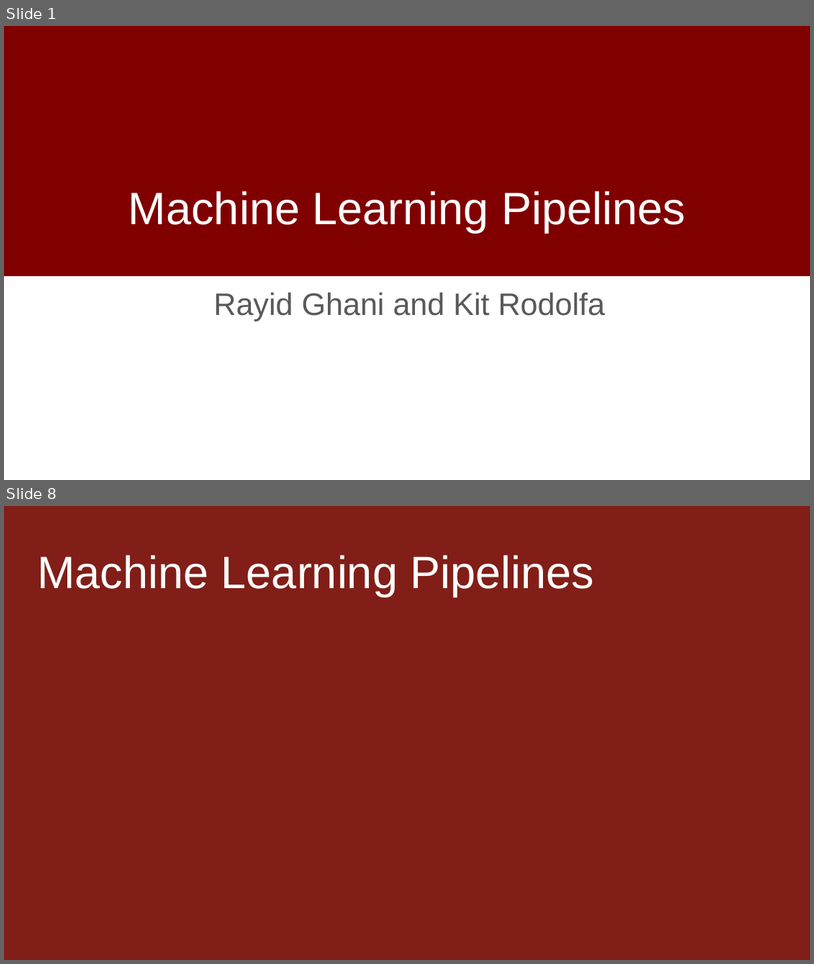
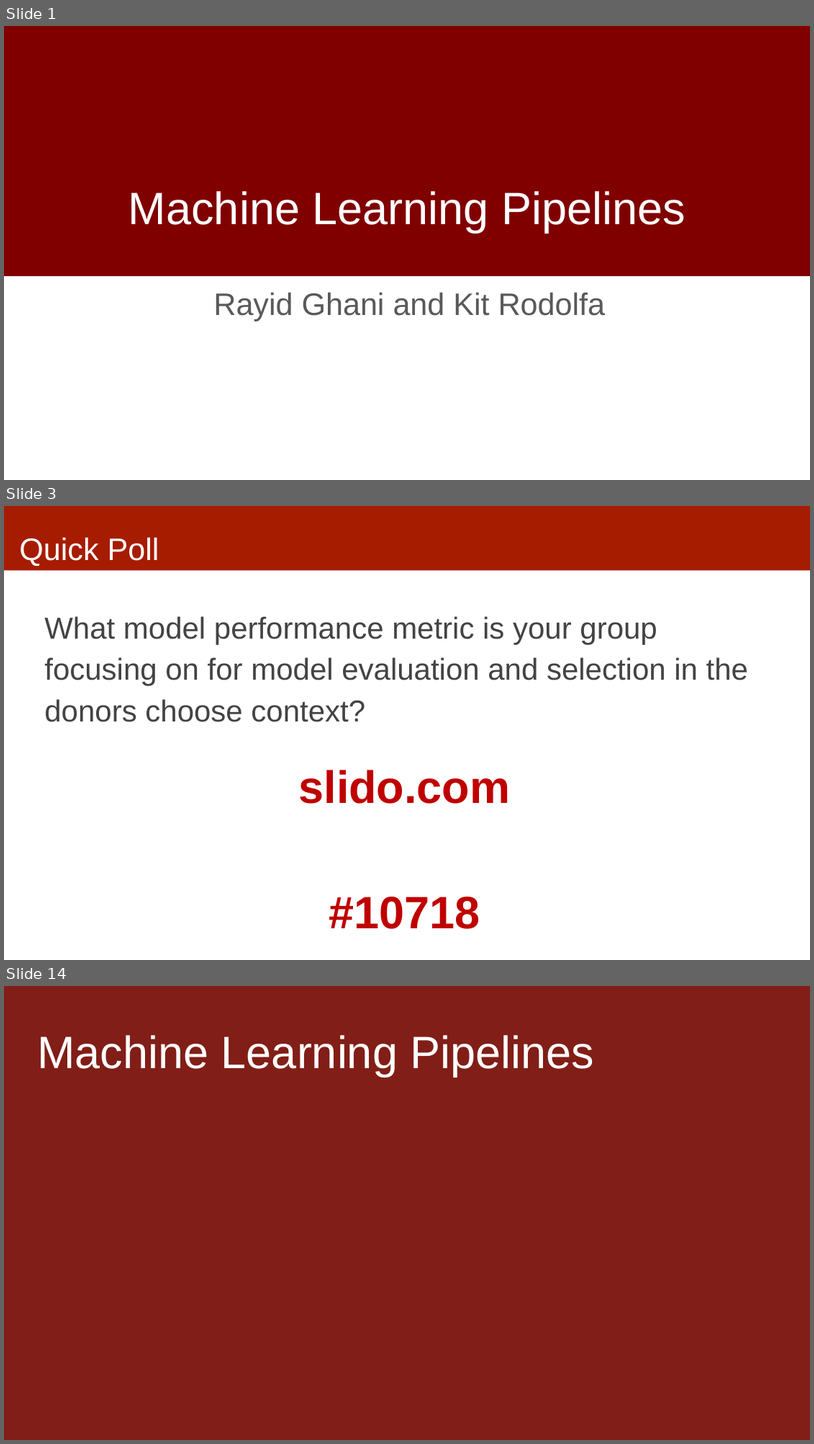
Before and after one commit to dssg/MLinPractice, a slide deck: Lectures/Lecture8-Machine-Learning-Pipelines.pptx. Shown one above the other, each under a label of ours: slides 1 and 8 before the commit, slides 1, 3 and 14 after it; the slides between them are not shown. The pictures are 814x964 and 814x1444 pixels, drawn with LibreOffice and Linux fonts; fonts in the diff are those of the drawing; background and template pictures are left out. Boxes give left, top, right and bottom in pixels: in the first picture for what was removed or moved away, otherwise in the second. Text is boxed around its words. In the diff, an @@ line names an element or a change of style, - is before the commit and + after.

```diff
--- a/Lectures/Lecture8-Machine-Learning-Pipelines.pptx
+++ b/Lectures/Lecture8-Machine-Learning-Pipelines.pptx
@@ slide 3 added at [4, 506, 810, 960], background #FFFFFF @@
@@ rectangle added at [4, 506, 810, 570], fill #A61C00 @@
@@ title added at [19, 537, 160, 566], 37 pt, text #FFFFFF @@
+Quick Poll
@@ text added at [44, 616, 748, 722], 36 pt, text #434343 @@
+What model performance metric is your group focusing on for model evaluation and selection in the donors choose context?
@@ text added at [299, 770, 511, 929], 54 pt, text #C00000, bold @@
+slido.com
+#10718
@@ what was slide 8 is now slide 14 @@
```
Also in this commit, not shown: 10 slides changed, 11 other slides added, 6 slides removed.
